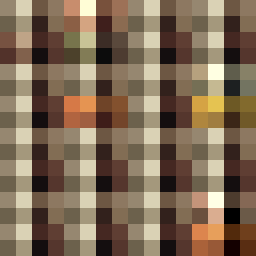
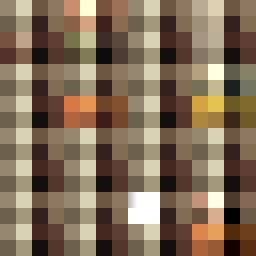
Before/after of a 256px x 256px layered artwork. What changed in the layer stack:
added layer "Layer 11" above "Layer 9" over [128,192,160,224]
added layer "Layer 9" above "Layer 11 copy 4" over [192,0,224,64]
